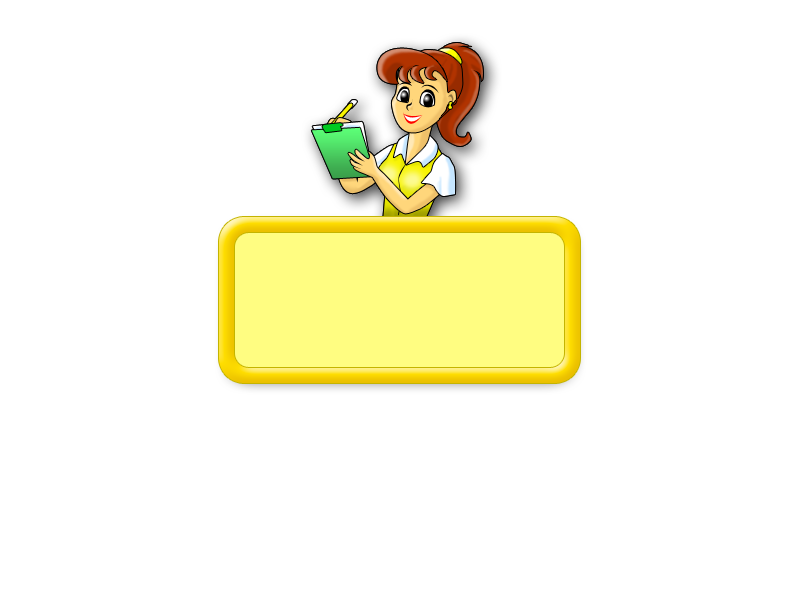
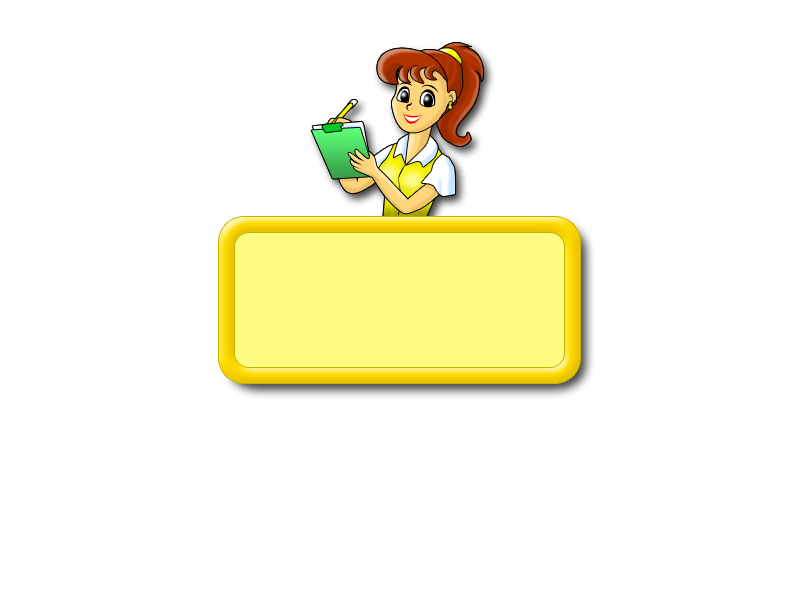
Layers edited between the first and the second 800x600 image:
pixels changed over [left=216, top=34, right=595, bottom=399] (layer not identified)
